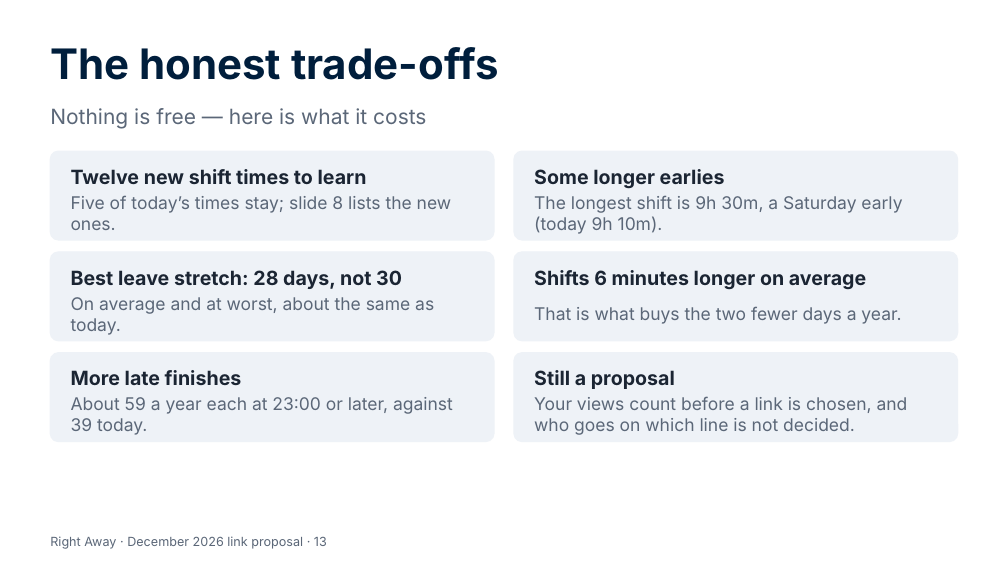
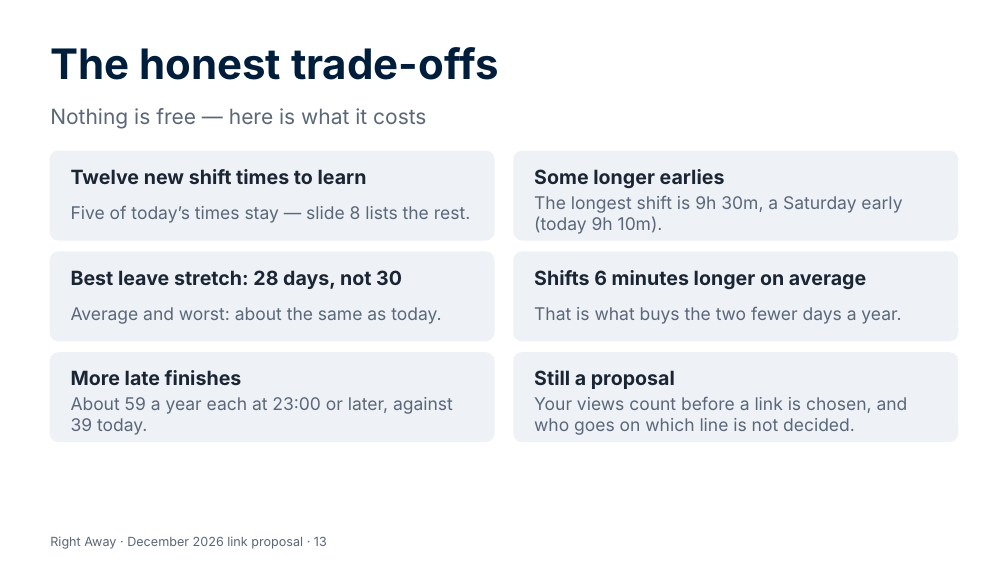
Before and after one commit to Garethdavidmiller/roster-app, a slide deck: slide 13 of docs/proposals/presentations/Right-Away-for-colleagues.pptx. Drawn at 1008x567 pixels with LibreOffice and Linux fonts; fonts in the diff are those of the drawing. Boxes give left, top, right and bottom in pixels: in the first picture for what was removed or moved away, otherwise in the second. Text is boxed around its words. In the diff, an @@ line names an element or a change of style, - is before the commit and + after.

```diff
--- a/docs/proposals/presentations/Right-Away-for-colleagues.pptx
+++ b/docs/proposals/presentations/Right-Away-for-colleagues.pptx
@@ text at (71,205,470,223): text changed @@
-Five of today’s times stay; slide 8 lists the new ones.
+Five of today’s times stay — slide 8 lists the rest.
@@ text at (71,307,441,324): text changed @@
-On average and at worst, about the same as today.
+Average and worst: about the same as today.
```
Also in this commit, not shown: 4 other files.
